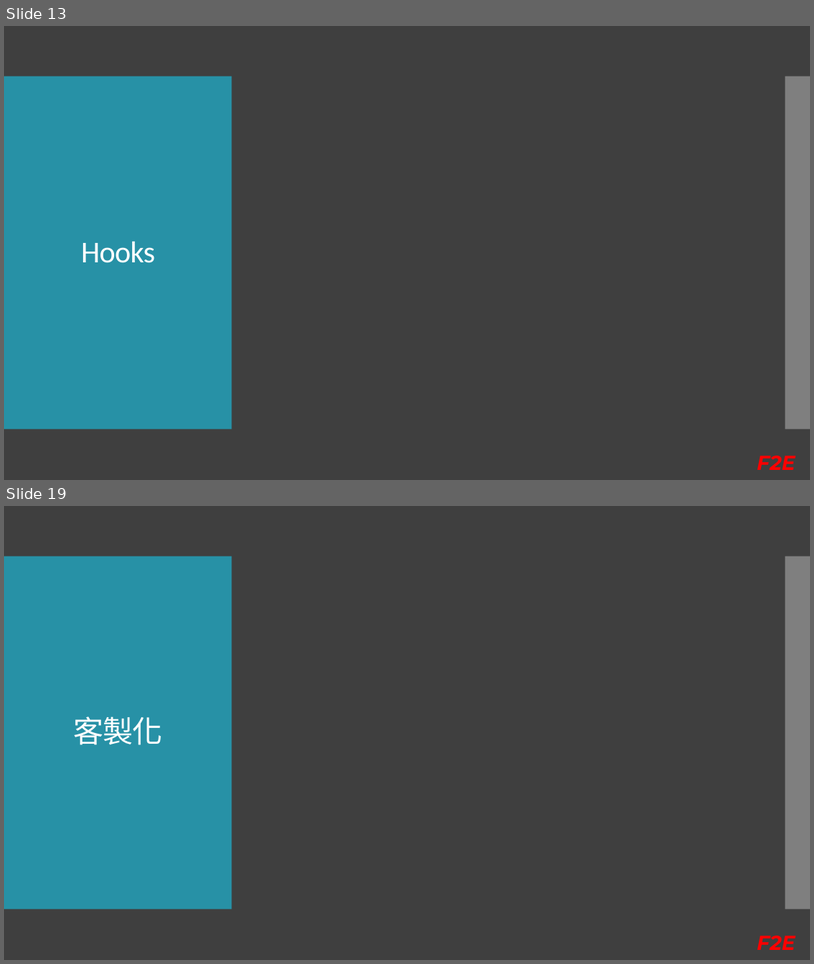
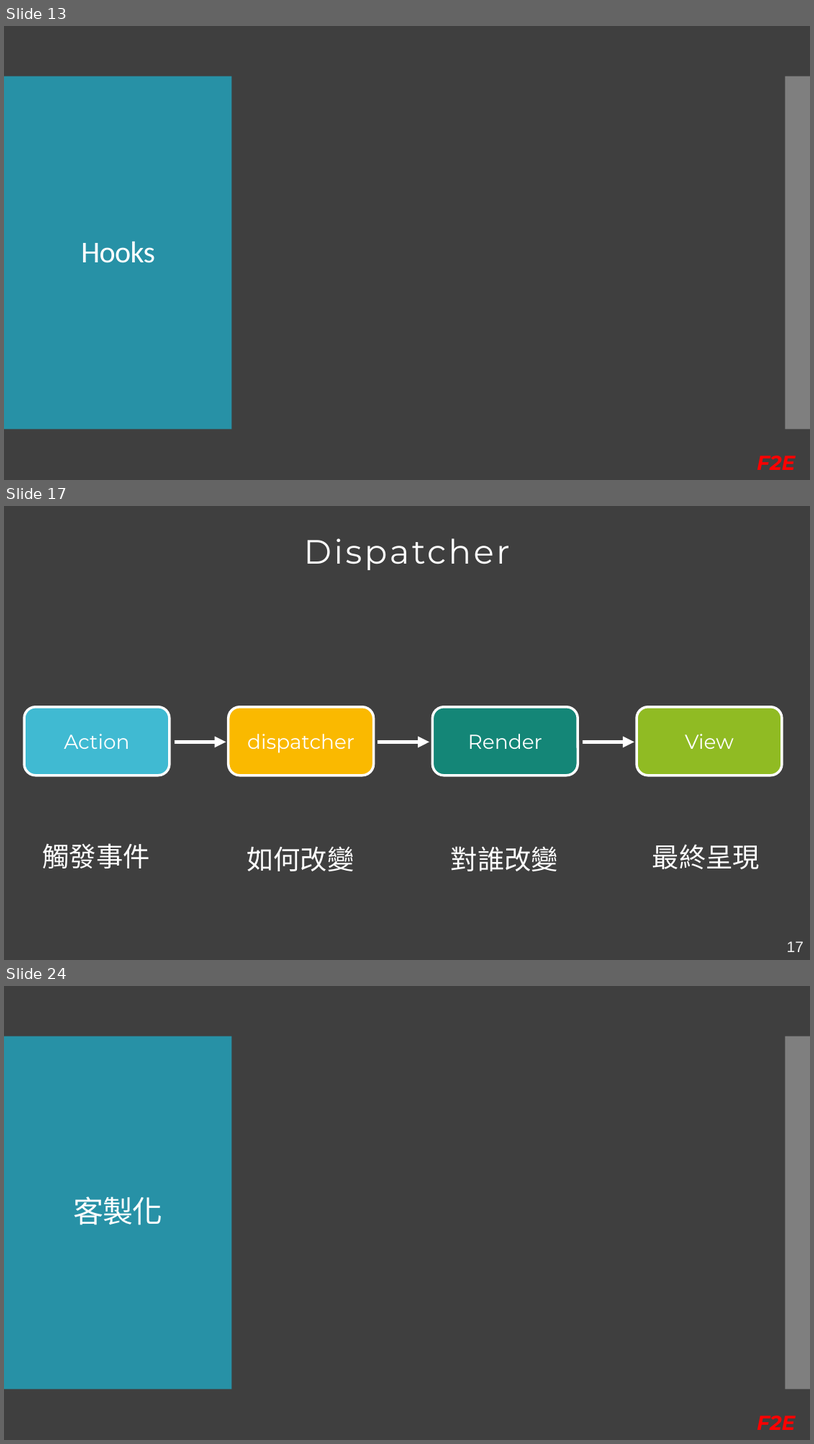
Before and after one commit to Kader-coder/React-Hooks, a slide deck: PPT/React Hooks &.pptx. Shown one above the other, each under a label of ours: slides 13 and 19 before the commit, slides 13, 17 and 24 after it; the slides between them are not shown. The pictures are 814x964 and 814x1444 pixels, drawn with LibreOffice and Linux fonts; fonts in the diff are those of the drawing. Boxes give left, top, right and bottom in pixels: in the first picture for what was removed or moved away, otherwise in the second. Text is boxed around its words. In the diff, an @@ line names an element or a change of style, - is before the commit and + after.

```diff
--- a/PPT/React Hooks &.pptx
+++ b/PPT/React Hooks &.pptx
@@ slide 17 added at [4,506,810,960], background #3F3F3F @@
@@ text added at [304,538,510,570], 40 pt, text #FFFFFF @@
+Dispatcher
@@ rounded rectangle added at [24,707,169,775], fill #40BAD2, outline #FFFFFF 3 pt, 24 pt, text #FFFFFF @@
+Action
@@ rounded rectangle added at [229,707,373,775], fill #FAB900, outline #FFFFFF 3 pt, 24 pt, text #FFFFFF @@
+dispatcher
@@ rounded rectangle added at [433,707,578,775], fill #138677, outline #FFFFFF 3 pt, 24 pt, text #FFFFFF @@
+Render
@@ rounded rectangle added at [637,707,782,775], fill #90BB23, outline #FFFFFF 3 pt, 24 pt, text #FFFFFF @@
+View
@@ arrow added from (175, 742) to (226, 742), #FFFFFF 4.5 pt @@
@@ arrow added from (378, 742) to (430, 742), #FFFFFF 4.5 pt @@
@@ arrow added from (583, 742) to (635, 742), #FFFFFF 4.5 pt @@
@@ text added at [43,843,150,868], 32 pt, text #FFFFFF @@
+觸發事件
@@ text added at [247,846,354,871], 32 pt, text #FFFFFF @@
+如何改變
@@ text added at [451,846,558,871], 32 pt, text #FFFFFF @@
+對誰改變
@@ text added at [653,844,760,869], 32 pt, text #FFFFFF @@
+最終呈現
@@ page number added at [787,941,804,952], 18 pt, text #F2F2F2 @@
+17
@@ what was slide 19 is now slide 24 @@
```
Also in this commit, not shown: 7 slides changed, 5 other slides added, 1 slide removed.
